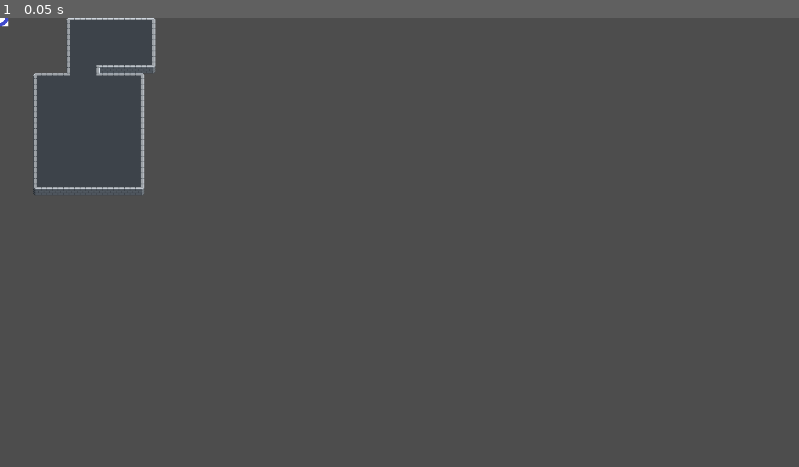
Above: before the commit, frame 1.
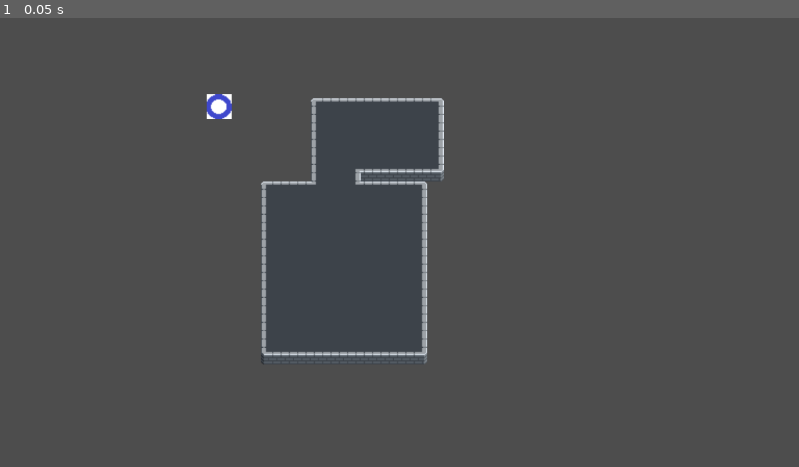
Above: after the commit, the same moment.

Repository: ashleycody345/CSCI4448-projectMT
Game: Godot game, scene res://scenes/demo_game.tscn
Two runs of this game, one before a commit and one after it. Both use one fixed random seed, a clock stepped at 60 frames per second and the inputs below.
Inputs:
- Up to frame 1 (0.05 s): no input

The runs differ from the first frame. In frame 1, 1.9% of the frame differs, in the area x 0-56%, y 0-78%.

Commit message:
Snap characters to tile map

Diff:
--- a/project-mystery-tactics/scenes/demo_game.tscn
+++ b/project-mystery-tactics/scenes/demo_game.tscn
@@ -2,11 +2,19 @@
 
 [ext_resource type="Script" uid="uid://crq6b7b7p75gc" path="res://scripts/characters/character.gd" id="1_q5dop"]
 [ext_resource type="PackedScene" uid="uid://besptowiqyitv" path="res://scenes/maps/Map1.tscn" id="2_agcdf"]
+[ext_resource type="Script" uid="uid://bt208w58x2b0h" path="res://scripts/characters/fighter.gd" id="3_5upbm"]
 
 [node name="DemoGame" type="Node2D" unique_id=320149445]
 
 [node name="map" parent="." unique_id=924313647 instance=ExtResource("2_agcdf")]
+position = Vector2(304, 116)
+scale = Vector2(1.5, 1.5)
 
 [node name="Character" type="Node2D" parent="map" unique_id=765100161]
 script = ExtResource("1_q5dop")
+start_pos = Vector2i(5, 5)
 metadata/_custom_type_script = "uid://crq6b7b7p75gc"
+
+[node name="Fighter" type="Node2D" parent="map" unique_id=632117904]
+script = ExtResource("3_5upbm")
+metadata/_custom_type_script = "uid://bt208w58x2b0h"
--- a/project-mystery-tactics/scenes/maps/Map1.tscn
+++ b/project-mystery-tactics/scenes/maps/Map1.tscn
@@ -1,6 +1,7 @@
 [gd_scene format=4 uid="uid://besptowiqyitv"]
 
 [ext_resource type="Texture2D" uid="uid://bfro34ebiqmru" path="res://resources/1_MiniDungeon_Tileset1_A.png" id="1_k8dhs"]
+[ext_resource type="Script" uid="uid://d1mbynltfxqgk" path="res://scenes/maps/map.gd" id="2_fp56n"]
 
 [sub_resource type="NavigationPolygon" id="NavigationPolygon_k8dhs"]
 vertices = PackedVector2Array(8, 8, -8, 8, -8, -8, 8, -8)
@@ -40,8 +41,7 @@
 navigation_layer_0/layers = 1
 sources/0 = SubResource("TileSetAtlasSource_fp56n")
 
-[node name="Node2D" type="Node2D" unique_id=924313647]
-
-[node name="Map1" type="TileMapLayer" parent="." unique_id=1065792528]
+[node name="Map1" type="TileMapLayer" unique_id=1065792528]
 tile_map_data = PackedByteArray("AAAGAAAAAAAAAAEAAAAGAAEAAAAAAAIAAAAGAAIAAAAAAAIAAAAGAAMAAAAAAAIAAAAGAAQAAAAAAAIAAAAFAA …(2320 unchanged characters)…
 tile_set = SubResource("TileSet_4oiqb")
+script = ExtResource("2_fp56n")
--- /dev/null
+++ b/project-mystery-tactics/scenes/maps/map.gd
@@ -0,0 +1,17 @@
+extends TileMapLayer
+
+var children: Array[Character]
+
+func _ready() -> void:
+	var all_children = self.get_children()
+	for child in all_children:
+		if(child is Character): children.append(child)
+	print("total characters: " + str(children.size()))
+
+func _process(delta: float) -> void:
+	for character in children:
+		set_map_pos(character)
+
+func set_map_pos(character: Character) -> void:
+	print(character.char_name + " position: " + str(character.map_pos.x) + ", " + str(character.map_pos.y))
+	character.position = map_to_local(character.map_pos)
--- a/project-mystery-tactics/scripts/characters/character.gd
+++ b/project-mystery-tactics/scripts/characters/character.gd
@@ -1,6 +1,8 @@
 extends Node2D
 
 class_name Character
+
+var char_name: String = "Character"
 
 const DEFAULT_HP = 100
 const DEFAULT_ATK = 1
@@ -32,6 +34,9 @@
 @export var is_player: bool = false
 # Controls which team a player is on: 0 = player, 1 = enemy, 2 = allied (player), 3 = no team
 @export var team: Team = Team.NONE
+# Location on map to start on
+@export var start_pos: Vector2i
+var map_pos: Vector2i
 
 # ATK determines damage output or heal output based on ATK_TYPE
 var ATK: int = DEFAULT_ATK
@@ -46,15 +51,12 @@
 
 # character sprite
 var sprite: Sprite2D
+var sprite_name: String = "res://resources/circle.png"
 
 func _init() -> void:
+	loadSprite()
 	hp = max_hp
-	loadSprite()
-
-func loadSprite() -> void:
-	sprite = Sprite2D.new()
-	sprite.texture = load("res://resources/circle.png")
-	self.add_child(sprite)
+	map_pos = start_pos
 
 
 # Called when the node enters the scene tree for the first time.
@@ -64,7 +66,6 @@
 
 # Called every frame. 'delta' is the elapsed time since the previous frame.
 func _process(delta: float) -> void:
-
 	pass
 
 func isDead() -> bool:
@@ -109,3 +110,8 @@
 func fightTurnHeal(healer: Character, target: Character) -> int:
 	target.hp = min(target.max_hp, healer.ATK + target.hp)
 	return target.hp
+
+func loadSprite() -> void:
+	sprite = Sprite2D.new()
+	sprite.texture = load(sprite_name)
+	self.add_child(sprite)
--- a/project-mystery-tactics/scripts/characters/cleric.gd
+++ b/project-mystery-tactics/scripts/characters/cleric.gd
@@ -16,4 +16,6 @@
 	DEF = CLERIC_DEF
 	RES = CLERIC_RES
 	SPD = CLERIC_SPD
+
+	char_name = "Cleric"
 	super()
--- a/project-mystery-tactics/scripts/characters/defender.gd
+++ b/project-mystery-tactics/scripts/characters/defender.gd
@@ -16,4 +16,6 @@
 	DEF = DEFENDER_DEF
 	RES = DEFENDER_RES
 	SPD = DEFENDER_SPD
+
+	char_name = "Defender"
 	super()
--- a/project-mystery-tactics/scripts/characters/fighter.gd
+++ b/project-mystery-tactics/scripts/characters/fighter.gd
@@ -16,4 +16,6 @@
 	DEF = FIGHTER_DEF
 	RES = FIGHTER_RES
 	SPD = FIGHTER_SPD
+
+	char_name = "Fighter"
 	super()
--- a/project-mystery-tactics/scripts/characters/mage.gd
+++ b/project-mystery-tactics/scripts/characters/mage.gd
@@ -16,4 +16,6 @@
 	DEF = MAGE_DEF
 	RES = MAGE_RES
 	SPD = MAGE_SPD
+
+	char_name = "Mage"
 	super()
Not shown, added: project-mystery-tactics/scenes/maps/map.gd.uid
